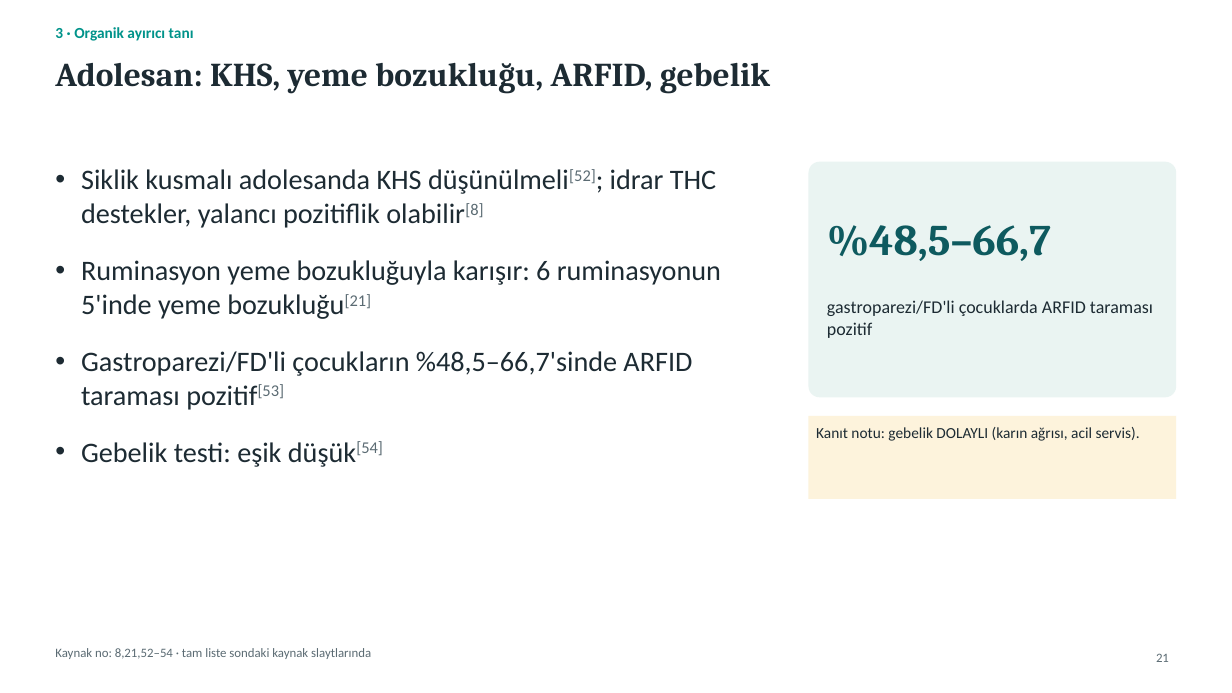
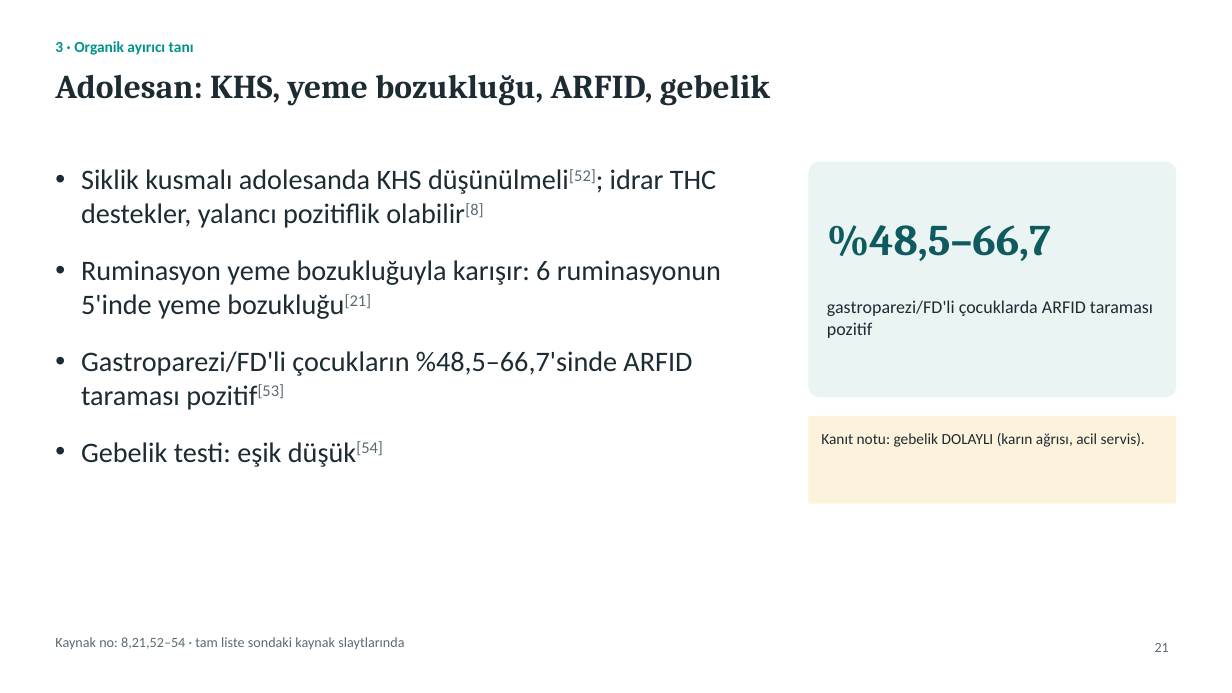
Before and after one commit to gokhanbirsen1992-sketch/sunu-, a slide deck: slide 21 of Sunum_KronikKusma/output/KronikKusmaYaklasim.pptx. Drawn at 1232x693 pixels with LibreOffice and Linux fonts; fonts in the diff are those of the drawing. Boxes give left, top, right and bottom in pixels: in the first picture for what was removed or moved away, otherwise in the second. Text is boxed around its words. In the diff, an @@ line names an element or a change of style, - is before the commit and + after.

```diff
--- a/Sunum_KronikKusma/output/KronikKusmaYaklasim.pptx
+++ b/Sunum_KronikKusma/output/KronikKusmaYaklasim.pptx
@@ text "3 · Organik ayırıcı tanı": place and size @@
-text "3 · Organik ayırıcı tanı" at [55,27,194,41]
+text "3 · Organik ayırıcı tanı" at [55,41,194,55]
@@ title "Adolesan: KHS, yeme bozukluğu, ARFID, ...": place and size @@
-title "Adolesan: KHS, yeme bozukluğu, ARFID, ..." at [55,63,770,94]
+title "Adolesan: KHS, yeme bozukluğu, ARFID, ..." at [55,75,770,105]
@@ rectangle "Kanıt notu: gebelik DOLAYLI (karın ...": place and size @@
-rectangle "Kanıt notu: gebelik DOLAYLI (karın ..." at [809,416,1177,499]
+rectangle "Kanıt notu: gebelik DOLAYLI (karın ..." at [809,416,1177,504]
@@ text "Kaynak no: 8,21,52–54 · tam ...": place and size @@
-text "Kaynak no: 8,21,52–54 · tam ..." at [55,648,371,659]
+text "Kaynak no: 8,21,52–54 · tam ..." at [55,637,404,650]
@@ text "Kaynak no: 8,21,52–54 · tam ..." at [55,637,404,650]: size 10 to 11 pt @@
@@ page number: place and size @@
-page number at [1156,653,1169,662]
+page number at [1155,643,1169,652]
@@ page number at [1155,643,1169,652]: size 10 to 11 pt @@
```
Also in this commit, not shown: 46 other slides changed, 9 other files.
